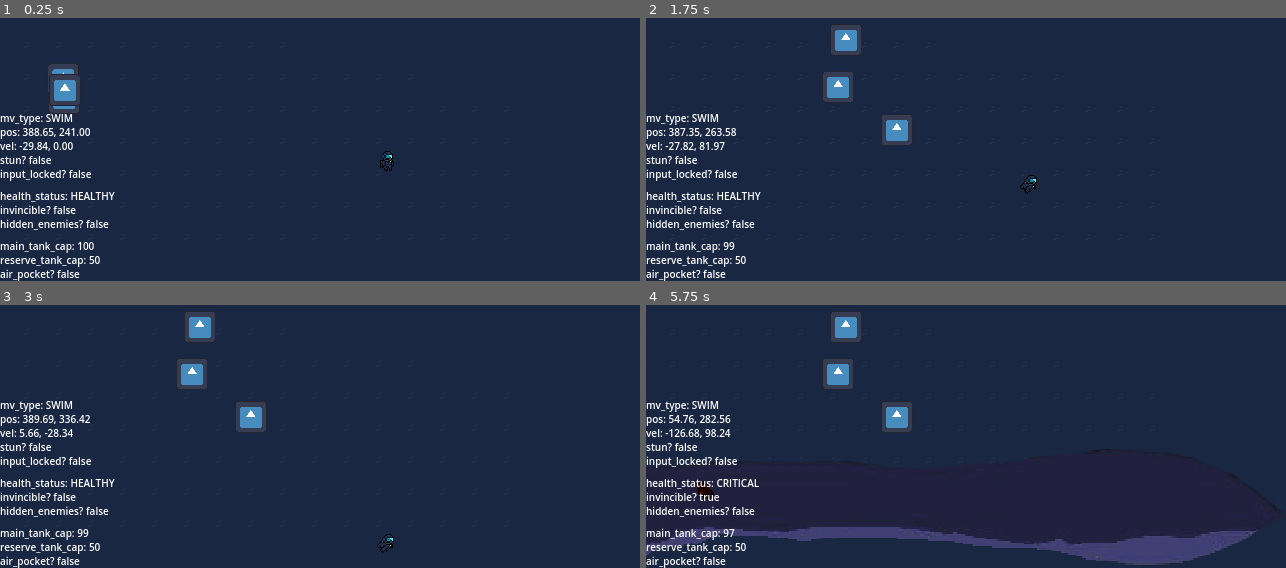
Above: before the commit, frames 1-4 (two rows, left to right).
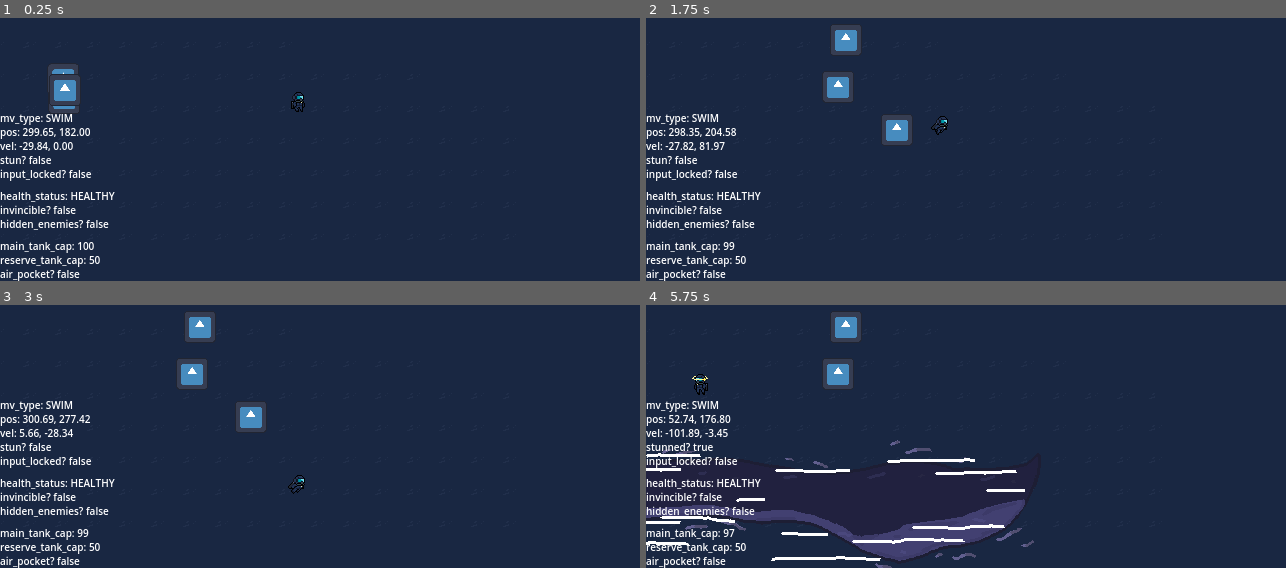
Above: after the commit, the same moments.

Repository: Absolute-Cinema-GameDev/callisto-game
Game: Godot game, scene res://scenes/levels/boss_level/boss_level_scene.tscn
The game is run twice, just before and just after one commit, with the same random seed, the same clock (stepped at 60 frames per second) and the same inputs. This scene is started directly instead of the project's main scene. The engine's default icon, where the game draws it, is replaced by a stand-in: a white triangle on a blue panel in a dark square.
Inputs:
- Up to frame 1 (0.25 s): no input
- Up to frame 2 (1.75 s): hold D (move_right) 0.53-1.28 s; hold Space (interact) 0.53-1.28 s; hold S (move_down) from 1.28 s (still down); tap Space (interact) at 1.35 s
- Up to frame 3 (3 s): release S (move_down) at 2.03 s; hold D (move_right) 2.03-2.78 s; hold Space (interact) 2.03-2.78 s; hold W (move_up) from 2.78 s (still down); tap Space (interact) at 2.85 s
- Up to frame 4 (5.75 s): release W (move_up) at 3.53 s; hold Space (interact) 3.53-4.28 s; hold A (move_left) 3.53-5.03 s; tap Space (interact) at 4.35 s; hold S (move_down) from 5.03 s (still down); hold Space (interact) from 5.03 s (still down)

The runs differ from the first frame. In frame 1, 0.2% of the frame differs, in the area x 3-62%, y 28-59%; in frame 2, 0.2%; in frame 3, 0.2%; in frame 4, 9.5%, in the area x 0-100%, y 26-100%.

Commit message:
progress deepking

Diff:
--- a/project.godot
+++ b/project.godot
@@ -22,7 +22,7 @@
 
 window/size/viewport_width=640
 window/size/viewport_height=360
-window/size/mode=4
+window/size/mode=3
 window/size/resizable=false
 window/stretch/mode="viewport"
 
--- a/scenes/entities/deep_king/tentacle.gd
+++ b/scenes/entities/deep_king/tentacle.gd
@@ -1,13 +1,18 @@
 extends Area2D
 
+@onready var anim_player = $AnimationPlayer
 var is_active = false
-
 
 func _ready():
 	body_entered.connect(_on_body_entered)
-
 
 func _on_body_entered(body):
 	# Only damage when the tentacle is active
 	if is_active and body is Player:
 		body.take_damage()
+
+func attack():
+	anim_player.play("attack")
+
+func stop_attack():
+	anim_player.play("stop_attack")
--- a/scenes/entities/deep_king/tentacle.tscn
+++ b/scenes/entities/deep_king/tentacle.tscn
@@ -1,25 +1,106 @@
-[gd_scene load_steps=4 format=3 uid="uid://rg3jig5eflv3"]
+[gd_scene load_steps=8 format=3 uid="uid://rg3jig5eflv3"]
 
-[ext_resource type="Texture2D" uid="uid://budmb7p2qqiau" path="res://assets/enemies/deep-king/Deep-King_tentacles.png" id="1_npwk7"]
 [ext_resource type="Script" path="res://scenes/entities/deep_king/tentacle.gd" id="1_r73mt"]
+[ext_resource type="Texture2D" uid="uid://ckkviutdxrw5h" path="res://assets/enemies/deep-king/Deep-King_tentacles_spritesheet.png" id="2_nrgps"]
 
 [sub_resource type="RectangleShape2D" id="RectangleShape2D_ueyjc"]
 size = Vector2(657, 81)
+
+[sub_resource type="Animation" id="Animation_0lmj8"]
+resource_name = "attack"
+length = 1.9
+step = 0.07
+tracks/0/type = "value"
+tracks/0/imported = false
+tracks/0/enabled = true
+tracks/0/path = NodePath("CollisionShape2D/Sprite2D:frame")
+tracks/0/interp = 1
+tracks/0/loop_wrap = true
+tracks/0/keys = {
+"times": PackedFloat32Array(0, 0.142857, 0.285714, 0.428571, 0.571429, 0.714286, 0.857143, 1, 1.14286, 1.28571, 1.42857, 1.57143, 1.71429, 1.85714),
+"transitions": PackedFloat32Array(1, 1, 1, 1, 1, 1, 1, 1, 1, 1, 1, 1, 1, 1),
+"update": 1,
+"values": [0, 1, 2, 3, 4, 5, 6, 7, 8, 9, 10, 11, 12, 0]
+}
+tracks/1/type = "value"
+tracks/1/imported = false
+tracks/1/enabled = true
+tracks/1/path = NodePath("CollisionShape2D:position")
+tracks/1/interp = 1
+tracks/1/loop_wrap = true
+tracks/1/keys = {
+"times": PackedFloat32Array(0, 1.82),
+"transitions": PackedFloat32Array(1, 1),
+"update": 0,
+"values": [Vector2(-324, -30.5), Vector2(329, -30.5)]
+}
+
+[sub_resource type="Animation" id="Animation_p0nvp"]
+length = 0.001
+tracks/0/type = "value"
+tracks/0/imported = false
+tracks/0/enabled = true
+tracks/0/path = NodePath("CollisionShape2D/Sprite2D:frame")
+tracks/0/interp = 1
+tracks/0/loop_wrap = true
+tracks/0/keys = {
+"times": PackedFloat32Array(0),
+"transitions": PackedFloat32Array(1),
+"update": 1,
+"values": [1]
+}
+tracks/1/type = "value"
+tracks/1/imported = false
+tracks/1/enabled = true
+tracks/1/path = NodePath("CollisionShape2D:position")
+tracks/1/interp = 1
+tracks/1/loop_wrap = true
+tracks/1/keys = {
+"times": PackedFloat32Array(0),
+"transitions": PackedFloat32Array(1),
+"update": 0,
+"values": [Vector2(-324, -30.5)]
+}
+
+[sub_resource type="Animation" id="Animation_f7jyk"]
+resource_name = "stop_attack"
+length = 1.9
+step = 0.07
+tracks/0/type = "value"
+tracks/0/imported = false
+tracks/0/enabled = true
+tracks/0/path = NodePath("CollisionShape2D/Sprite2D:frame")
+tracks/0/interp = 1
+tracks/0/loop_wrap = true
+tracks/0/keys = {
+"times": PackedFloat32Array(0, 0.142857, 0.285714, 0.428571, 0.571429, 0.714286, 0.857143, 1, 1.14286, 1.28571, 1.42857, 1.57143, 1.71429),
+"transitions": PackedFloat32Array(1, 1, 1, 1, 1, 1, 1, 1, 1, 1, 1, 1, 1),
+"update": 1,
+"values": [12, 11, 10, 9, 8, 7, 6, 5, 4, 3, 2, 1, 0]
+}
+
+[sub_resource type="AnimationLibrary" id="AnimationLibrary_my7p2"]
+_data = {
+"RESET": SubResource("Animation_p0nvp"),
+"attack": SubResource("Animation_0lmj8"),
+"stop_attack": SubResource("Animation_f7jyk")
+}
 
 [node name="Tentacle" type="Area2D"]
 texture_filter = 1
 script = ExtResource("1_r73mt")
 
-[node name="Sprite2D" type="Sprite2D" parent="."]
-position = Vector2(309.5, -71)
-scale = Vector2(1.95052, 1.70833)
-texture = ExtResource("1_npwk7")
-
 [node name="CollisionShape2D" type="CollisionShape2D" parent="."]
-position = Vector2(328.5, -30.5)
+position = Vector2(-324, -30.5)
 shape = SubResource("RectangleShape2D_ueyjc")
 
-[node name="AnimationPlayer" type="AnimationPlayer" parent="."]
+[node name="Sprite2D" type="Sprite2D" parent="CollisionShape2D"]
+position = Vector2(20.5, 7.5)
+rotation = -0.0155155
+scale = Vector2(1.15936, 1)
+texture = ExtResource("2_nrgps")
+hframes = 13
+frame = 1
 
 [node name="WarningBox" type="ColorRect" parent="."]
 offset_top = -73.0
@@ -27,3 +108,9 @@
 offset_bottom = -33.0
 scale = Vector2(16.4, 2.24)
 color = Color(1, 0, 0, 0.219608)
+
+[node name="AnimationPlayer" type="AnimationPlayer" parent="."]
+libraries = {
+"": SubResource("AnimationLibrary_my7p2")
+}
+speed_scale = 2.0
--- a/scenes/levels/boss_level/boss_level_scene.tscn
+++ b/scenes/levels/boss_level/boss_level_scene.tscn
@@ -891,8 +891,8 @@
 [node name="Tentacle3" parent="BossTentacles" instance=ExtResource("4_q3huv")]
 position = Vector2(-10, 322)
 
-[node name="Player" parent="." instance=ExtResource("1_jtodi")]
-position = Vector2(392, 241)
+[node name="Player" parent="." instance=ExtResource("5_i8mci")]
+position = Vector2(303, 182)
 
 [node name="SuctionArea" parent="." instance=ExtResource("6_1dkis")]
 visible = false
--- a/scenes/levels/boss_level/boss_tentacles.gd
+++ b/scenes/levels/boss_level/boss_tentacles.gd
@@ -60,8 +60,8 @@
 
 func telegraph_tentacle(tentacle):
 	# Hide the actual tentacle sprite
-	if tentacle.has_node("Sprite2D"):
-		tentacle.get_node("Sprite2D").visible = false
+	#if tentacle.has_node("Sprite2D"):
+		#tentacle.get_node("Sprite2D").visible = false
 	# Show warning box indicator
 	if tentacle.has_node("WarningBox"):
 		# Make warning box visible with telegraph color
@@ -88,13 +88,12 @@
 	if tentacle.has_node("CollisionShape2D"):
 		tentacle.get_node("CollisionShape2D").disabled = false
 		tentacle.is_active = true
-	# Show the actual tentacle sprite
-	if tentacle.has_node("Sprite2D"):
-		tentacle.get_node("Sprite2D").visible = true
-		tentacle.get_node("Sprite2D").modulate = normal_color
+	## Show the actual tentacle sprite
+	#if tentacle.has_node("Sprite2D"):
+		#tentacle.get_node("Sprite2D").visible = true
+		#tentacle.get_node("Sprite2D").modulate = normal_color
 	# Enable any attack animations
-	if tentacle.has_method("attack"):
-		tentacle.attack()
+	tentacle.attack()
 
 
 func disable_tentacle(tentacle):
@@ -102,10 +101,10 @@
 	if tentacle.has_node("CollisionShape2D"):
 		tentacle.get_node("CollisionShape2D").disabled = true
 	# Hide both the tentacle sprite and warning box
-	if tentacle.has_node("Sprite2D"):
-		tentacle.get_node("Sprite2D").visible = false
+	#if tentacle.has_node("Sprite2D"):
+		#tentacle.get_node("Sprite2D").visible = false
 	if tentacle.has_node("WarningBox"):
 		tentacle.get_node("WarningBox").visible = false
 	# Stop any attack animations
-	if tentacle.has_method("stop_attack"):
-		tentacle.stop_attack()
+
+	tentacle.stop_attack()
--- a/scenes/main.tscn
+++ b/scenes/main.tscn
@@ -1,6 +1,6 @@
 [gd_scene load_steps=6 format=3 uid="uid://bpeiputo77fh1"]
 
-[ext_resource type="PackedScene" uid="uid://blwqvvn3mh4u4" path="res://scenes/entities/player/player.tscn" id="1_uknod"]
+[ext_resource type="PackedScene" path="res://assets/entities/player/player.tscn" id="1_uknod"]
 [ext_resource type="PackedScene" uid="uid://d3w24fym0m4wj" path="res://scenes/entities/enemy-ambush/ambush.tscn" id="2_mpr4x"]
 [ext_resource type="PackedScene" uid="uid://clsb0flmwrkei" path="res://scenes/entities/patrol/patrol.tscn" id="2_ssld4"]
 [ext_resource type="PackedScene" uid="uid://v2h7u6c0nqg7" path="res://scenes/levels/stunrock/stunrock.tscn" id="3_6cob6"]
Binary file added: assets/enemies/deep-king/Deep-King_tentacles_spritesheet.png
Not shown, added: assets/enemies/deep-king/Deep-King_tentacles_spritesheet.png.import
Not shown: 1 places in scenes/entities/player/player.tscn that only renumber resources
Not shown: 1 places in scenes/levels/boss_level/boss_level_scene.tscn that only renumber resources
